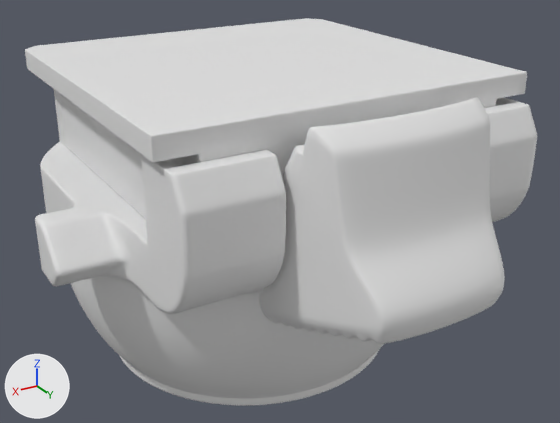
Renders of the OBJ model PadForge.App/3DModels/DualSenseEdge/Edge/StickHousingR.obj from each side of a commit.
Camera for both pictures: a camera (50 mm lens) standing at (51.0, 47.0, 8.9) and looking at (24.5, 2.7, -13.2). Arrows for +X, +Y and +Z are at lower left; the lights stay in place. The picture after the commit comes second. Where no turn or scale is listed for an object, it has been applied to the vertices. Vertices at exactly the same position are counted once.

The first picture shows 'StickHousingR'.
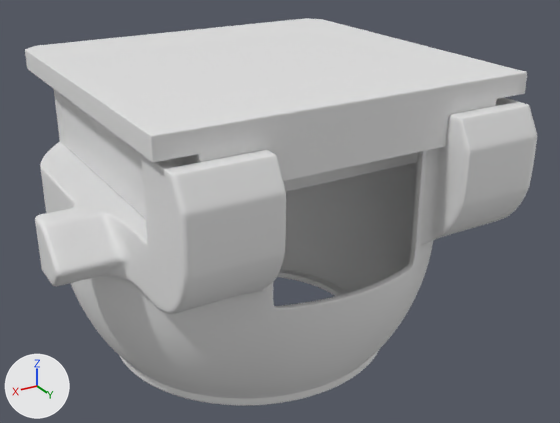
What differs and where, as boxes (x1, y1, x2, y2) in the pictures (560 x 423 px):
part 1 of me_stickhousingr, cut back
    before: (259, 97, 505, 344)
    after: (270, 275, 407, 316)

What the commit changed:
me_stickhousingr is used by ob_stickhousingr; location (0.0, 0.0, 0.0).
me_stickhousingr had 28293 vertices, 28050 faces and spanned x 9.3..41.9, y -17.8..21.8, z -24.1..-2.2.
me_stickhousingr now has 25315 vertices, 25070 faces and spans x 9.3..41.9, y -17.8..15.7, z -24.1..-2.2.
me_stickhousingr part 1: 6 vertices moved within x 19.5..31.7, y 12.6..13.7, z -14.9..-13.0; 2978 vertices removed from x 19.5..31.7, y 12.4..21.8, z -14.9..-2.2.
